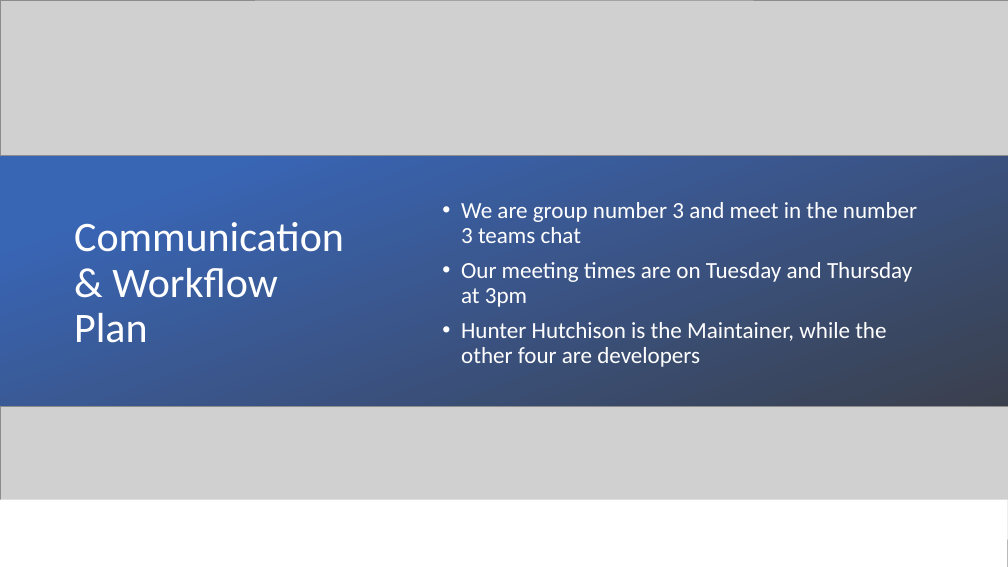
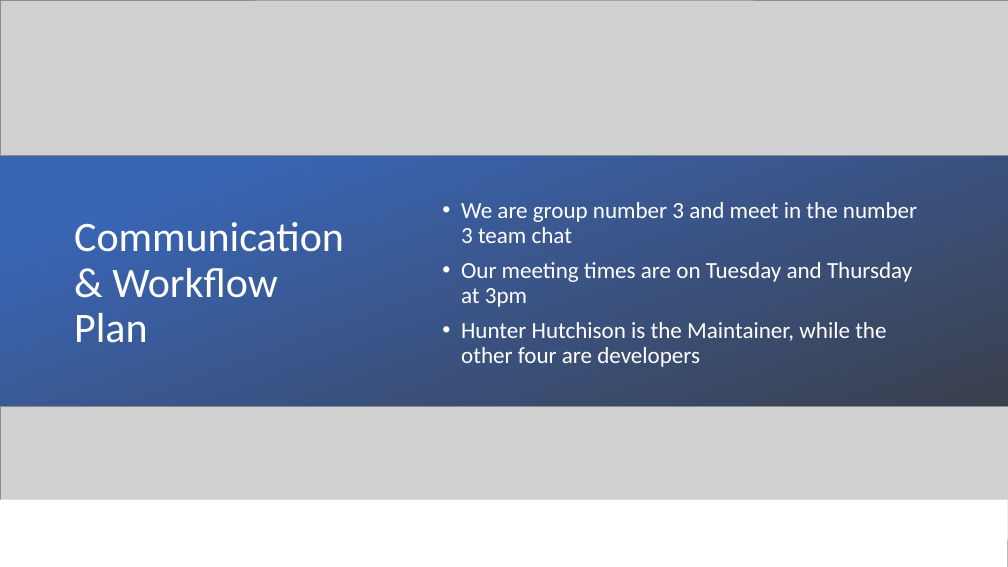
Before and after one commit to Mic-Check-2-Cruise-Control/root, a slide deck: slide 7 of Team Project Analysis-Milestone 2.pptx. Drawn at 1008x567 pixels with LibreOffice and Linux fonts; fonts in the diff are those of the drawing; grey boxes stand for pictures. Boxes give left, top, right and bottom in pixels: in the first picture for what was removed or moved away, otherwise in the second. Text is boxed around its words. In the diff, an @@ line names an element or a change of style, - is before the commit and + after.

```diff
--- a/Team Project Analysis-Milestone 2.pptx
+++ b/Team Project Analysis-Milestone 2.pptx
@@ text at [461, 202, 917, 243]: text changed @@
-• We are group number 3 and meet in the number 3 teams chat
+• We are group number 3 and meet in the number 3 team chat
```
Also in this commit, not shown: 4 other slides changed.
